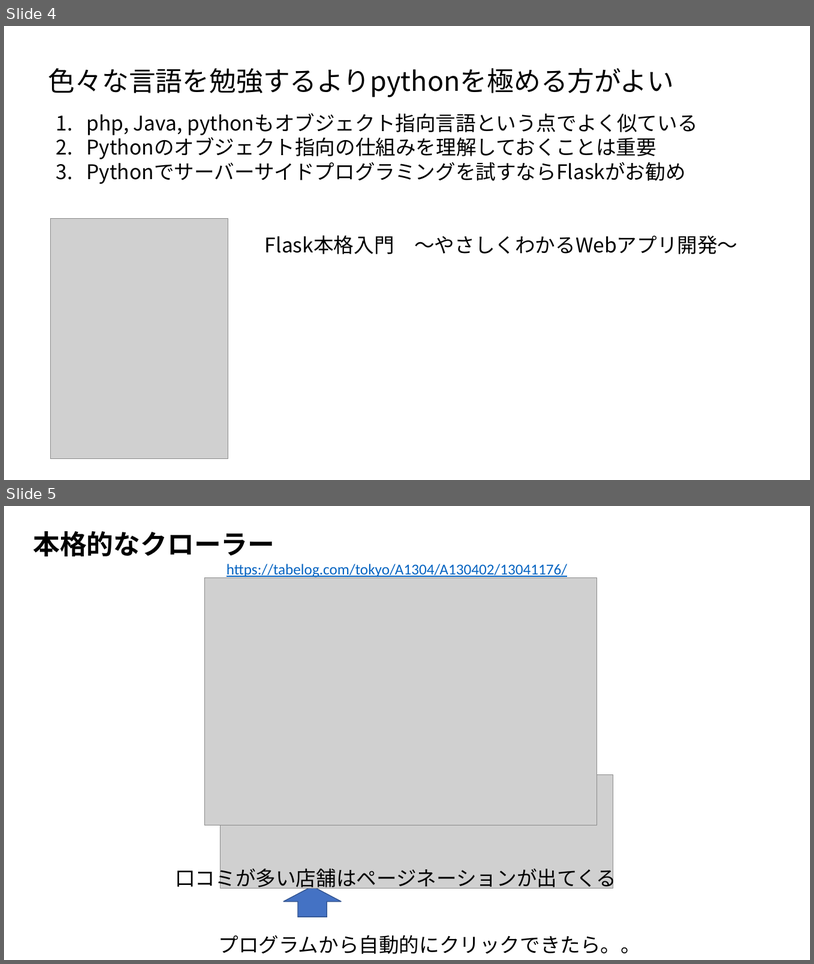
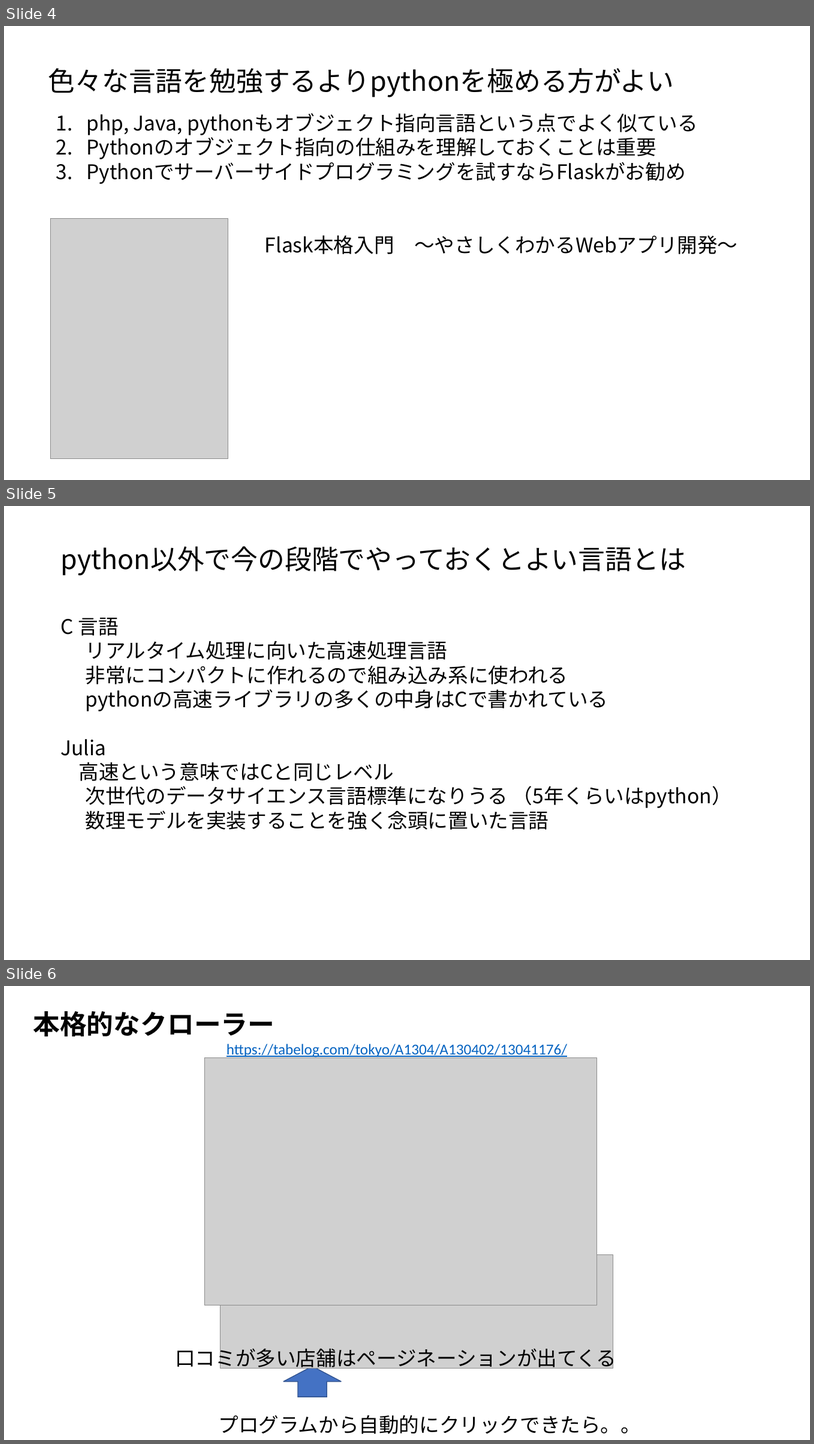
Before and after one commit to ueharaLab/bigdata4_scraper, a slide deck: bigdata4 scraper.pptx. Shown one above the other, each under a label of ours: slides 4 and 5 before the commit, slides 4, 5 and 6 after it. The pictures are 814x964 and 814x1444 pixels, drawn with LibreOffice and Linux fonts; fonts in the diff are those of the drawing; grey boxes stand for pictures. Boxes give left, top, right and bottom in pixels: in the first picture for what was removed or moved away, otherwise in the second. Text is boxed around its words. In the diff, an @@ line names an element or a change of style, - is before the commit and + after.

Commit message:
522

```diff
--- a/bigdata4 scraper.pptx
+++ b/bigdata4 scraper.pptx
@@ slide 5 added at bbox=[4, 506, 810, 960], background #FFFFFF @@
@@ text added at bbox=[61, 546, 686, 576], 32 pt, text #000000 @@
+python以外で今の段階でやっておくとよい言語とは
@@ text added at bbox=[61, 618, 732, 829], 24 pt, text #000000 @@
+C 言語
+リアルタイム処理に向いた高速処理言語
+非常にコンパクトに作れるので組み込み系に使われる
+pythonの高速ライブラリの多くの中身はCで書かれている
+Julia
+高速という意味ではCと同じレベル
+次世代のデータサイエンス言語標準になりうる （5年くらいはpython）
+数理モデルを実装することを強く念頭に置いた言語
@@ what was slide 5 is now slide 6 @@
```
